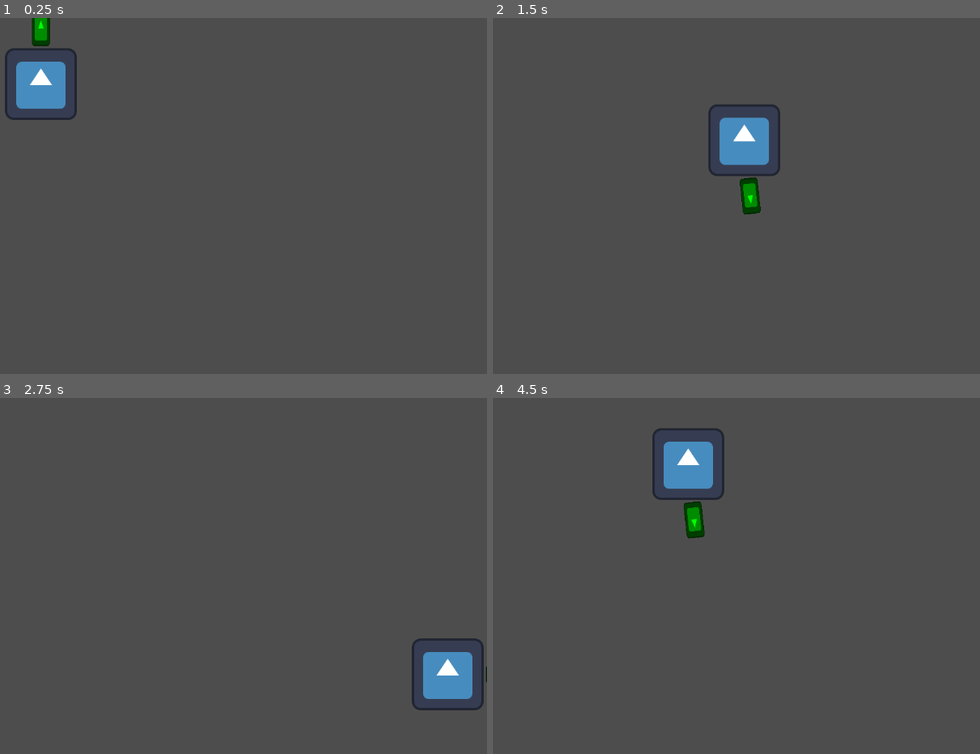
Above: before the commit, frames 1-4 (two rows, left to right).
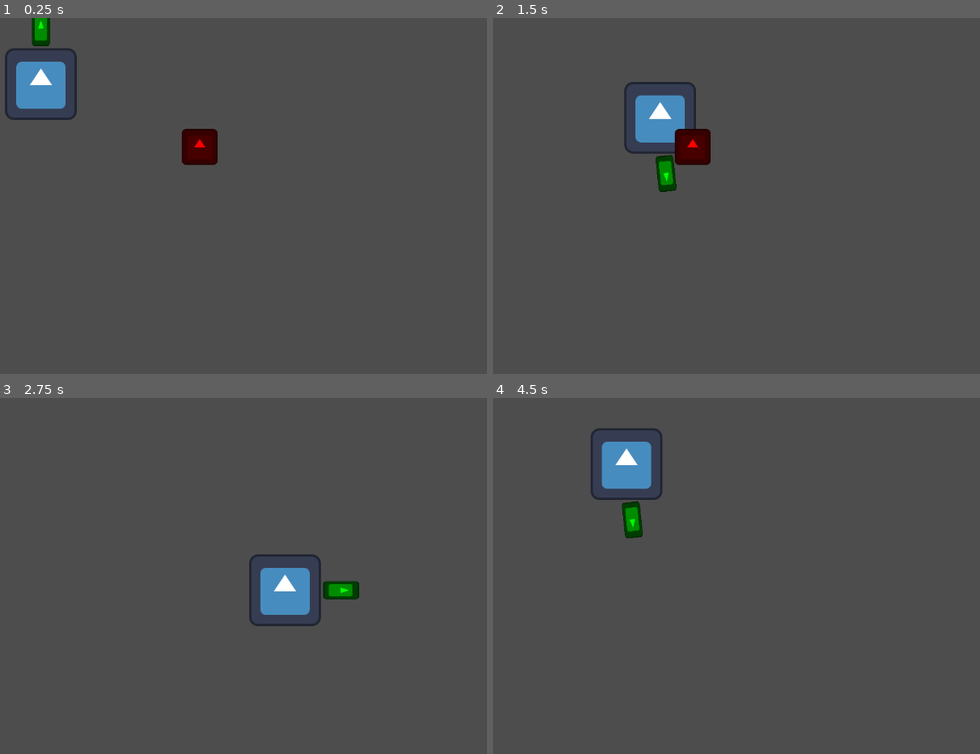
Above: after the commit, the same moments.

Repository: TRushton95/Aberration
Game: Godot game, scene res://game/game.tscn
Same seed, same stepped clock (60 frames per second), same inputs: the game is played once before the commit and once after it. The engine's default icon, where the game draws it, is replaced by a stand-in: a white triangle on a blue panel in a dark square.
Inputs:
- Up to frame 1 (0.25 s): no input
- Up to frame 2 (1.5 s): tap Enter (attack) at 0.5, 0.6, 1.35 s; hold D (move_right) 0.53-1.28 s; hold S (move_down) from 1.28 s (still down)
- Up to frame 3 (2.75 s): release S (move_down) at 2.03 s; hold D (move_right) from 2.03 s (still down); tap Enter (attack) at 2.1 s
- Up to frame 4 (4.5 s): release D (move_right) at 2.78 s; hold W (move_up) 2.78-3.53 s; tap Enter (attack) at 2.85, 3.6, 4.35 s; hold A (move_left) from 3.53 s (still down)

The runs differ from the first frame. In frame 1, 0.7% of the frame differs, in the area x 37-45%, y 31-42%; in frame 2, 4.8%, in the area x 26-59%, y 17-56%; in frame 3, 3.8%; in frame 4, 4.2%.

Commit message:
Add weapon damage and an attackable enemy

Diff:
--- /dev/null
+++ b/src/game/entities/components/health_vital/health_vital.gd
@@ -0,0 +1,57 @@
+extends Node
+class_name HealthVital
+
+signal value_changed(value: float)
+signal max_value_changed(value: float)
+signal empty
+signal full
+
+@export var _max_value : float = 100.0
+
+var _value : float
+
+
+func _ready() -> void:
+	_value = _max_value
+
+
+func set_max_value(max_value: float) -> void:
+	_max_value = max_value
+
+	if max_value < _value:
+		set_value(max_value)
+
+
+func set_value(new_value: float) -> void:
+	var clamped_value : float = clampf(new_value, 0.0, _max_value)
+
+	if is_equal_approx(clamped_value, _value):
+		return
+
+	_value = clamped_value
+	value_changed.emit(_value)
+
+	if is_equal_approx(_value, _max_value):
+		full.emit()
+	elif is_equal_approx(_value, 0.0):
+		empty.emit()
+
+
+func add(value: int) -> void:
+	set_value(_value + value)
+
+
+func remove(value: float) -> void:
+	set_value(_value - value)
+
+
+func get_value() -> float:
+	return _value
+
+
+func get_max_value() -> float:
+	return _max_value
+
+
+func get_display_string() -> String:
+	return "%s / %s" % [ str(_value), str(_max_value) ]
--- /dev/null
+++ b/src/game/entities/components/health_vital/health_vital.tscn
@@ -0,0 +1,6 @@
+[gd_scene load_steps=2 format=3 uid="uid://1xiwrwtqv3y7"]
+
+[ext_resource type="Script" uid="uid://borvs1rmd1u74" path="res://game/entities/components/health_vital/health_vital.gd" id="1_msf14"]
+
+[node name="HealthVital" type="Node"]
+script = ExtResource("1_msf14")
--- /dev/null
+++ b/src/game/entities/enemy/enemy.gd
@@ -0,0 +1,11 @@
+extends Entity
+class_name Enemy
+
+
+func _on_health_vital_value_changed(value: float) -> void:
+	print(_health_vital.get_display_string())
+
+
+func _on_health_vital_empty() -> void:
+	print("Enemy killed!")
+	queue_free()
--- /dev/null
+++ b/src/game/entities/enemy/enemy.tscn
@@ -0,0 +1,27 @@
+[gd_scene load_steps=5 format=3 uid="uid://nqfokyahs0fw"]
+
+[ext_resource type="Script" uid="uid://xq4r43gufa6" path="res://game/entities/enemy/enemy.gd" id="1_2gbo7"]
+[ext_resource type="Texture2D" uid="uid://4dlsvhsi0ihf" path="res://icon.svg" id="2_3hb6s"]
+[ext_resource type="PackedScene" uid="uid://1xiwrwtqv3y7" path="res://game/entities/components/health_vital/health_vital.tscn" id="2_dgysd"]
+
+[sub_resource type="RectangleShape2D" id="RectangleShape2D_mxnxk"]
+size = Vector2(60, 60)
+
+[node name="Enemy" type="CharacterBody2D" node_paths=PackedStringArray("_health_vital")]
+collision_layer = 4
+collision_mask = 2
+script = ExtResource("1_2gbo7")
+_health_vital = NodePath("HealthVital")
+
+[node name="Sprite2D" type="Sprite2D" parent="."]
+self_modulate = Color(1, 0, 0, 1)
+scale = Vector2(0.5, 0.5)
+texture = ExtResource("2_3hb6s")
+
+[node name="CollisionShape2D" type="CollisionShape2D" parent="."]
+shape = SubResource("RectangleShape2D_mxnxk")
+
+[node name="HealthVital" parent="." instance=ExtResource("2_dgysd")]
+
+[connection signal="empty" from="HealthVital" to="." method="_on_health_vital_empty"]
+[connection signal="value_changed" from="HealthVital" to="." method="_on_health_vital_value_changed"]
--- /dev/null
+++ b/src/game/entities/entity.gd
@@ -0,0 +1,13 @@
+extends CharacterBody2D
+class_name Entity
+
+@export var _move_speed : float = 300.0
+@export var _health_vital : HealthVital
+
+
+func get_move_speed() -> float:
+	return _move_speed
+
+
+func get_health_vital() -> HealthVital:
+	return _health_vital
--- a/src/game/entities/player/player.gd
+++ b/src/game/entities/player/player.gd
@@ -1,6 +1,5 @@
-extends CharacterBody2D
-
-const SPEED : int = 500
+extends Entity
+class_name Player
 
 @onready var _weapon : Weapon = $Sword
 
@@ -14,5 +13,5 @@
 	var x_movement : float = Input.get_axis("move_left", "move_right")
 	var y_movement : float = Input.get_axis("move_up", "move_down")
 
-	velocity = Vector2(x_movement, y_movement).normalized() * SPEED
+	velocity = Vector2(x_movement, y_movement).normalized() * _move_speed
 	move_and_slide()
--- a/src/game/entities/player/player.tscn
+++ b/src/game/entities/player/player.tscn
@@ -1,8 +1,9 @@
-[gd_scene load_steps=5 format=3 uid="uid://bee8iw7q7gjo7"]
+[gd_scene load_steps=6 format=3 uid="uid://bee8iw7q7gjo7"]
 
 [ext_resource type="Script" uid="uid://no8lrb1ai6n8" path="res://game/entities/player/player.gd" id="1_gqtae"]
 [ext_resource type="Texture2D" uid="uid://4dlsvhsi0ihf" path="res://icon.svg" id="2_x4rrl"]
 [ext_resource type="PackedScene" uid="uid://cdljd7oi2oo3d" path="res://game/entities/weapons/sword/sword.tscn" id="3_x4rrl"]
+[ext_resource type="PackedScene" uid="uid://1xiwrwtqv3y7" path="res://game/entities/components/health_vital/health_vital.tscn" id="4_cjfdk"]
 
 [sub_resource type="RectangleShape2D" id="RectangleShape2D_cjfdk"]
 size = Vector2(112, 112)
@@ -20,3 +21,5 @@
 [node name="Sword" parent="." node_paths=PackedStringArray("_owner") instance=ExtResource("3_x4rrl")]
 position = Vector2(0, -100)
 _owner = NodePath("..")
+
+[node name="HealthVital" parent="." instance=ExtResource("4_cjfdk")]
--- a/src/game/entities/weapons/sword/sword.gd
+++ b/src/game/entities/weapons/sword/sword.gd
@@ -3,7 +3,19 @@
 const ATTACK_DURATION_S : float = 0.5
 const ATTACK_DISTANCE : int = 100
 
+@export var _damage : float = 50.0
+
+@onready var _hurtbox : Area2D = $Hurtbox
+
 var _attack_progress_s : float = -1.0
+
+
+func _on_hurtbox_body_entered(body: Node2D) -> void:
+	if !body is Enemy:
+		return
+
+	body = body as Enemy
+	body.get_health_vital().remove(_damage)
 
 
 func _on_fired() -> void:
@@ -11,6 +23,7 @@
 
 	var percentage_progress : float = _attack_progress_s / ATTACK_DURATION_S
 	_update_position(percentage_progress)
+	_hurtbox.monitoring = true
 
 
 func _physics_process(delta: float) -> void:
@@ -25,6 +38,7 @@
 	if _attack_progress_s > ATTACK_DURATION_S:
 		_attack_progress_s = -1.0
 		_update_position(0)
+		_hurtbox.monitoring = false
 
 
 func _update_position(percentage_progress: float) -> void:
--- a/src/game/entities/weapons/sword/sword.tscn
+++ b/src/game/entities/weapons/sword/sword.tscn
@@ -6,8 +6,11 @@
 [sub_resource type="RectangleShape2D" id="RectangleShape2D_6gsbe"]
 size = Vector2(32, 64)
 
+[sub_resource type="RectangleShape2D" id="RectangleShape2D_vmh80"]
+size = Vector2(32, 64)
+
 [node name="Sword" type="StaticBody2D"]
-collision_layer = 2
+collision_layer = 0
 collision_mask = 0
 script = ExtResource("1_vmh80")
 
@@ -19,4 +22,14 @@
 [node name="CollisionShape2D" type="CollisionShape2D" parent="."]
 shape = SubResource("RectangleShape2D_6gsbe")
 
+[node name="Hurtbox" type="Area2D" parent="."]
+collision_layer = 2
+collision_mask = 4
+monitoring = false
+
+[node name="CollisionShape2D" type="CollisionShape2D" parent="Hurtbox"]
+shape = SubResource("RectangleShape2D_vmh80")
+debug_color = Color(0.995688, 0, 0.200784, 0.42)
+
 [connection signal="fired" from="." to="." method="_on_fired"]
+[connection signal="body_entered" from="Hurtbox" to="." method="_on_hurtbox_body_entered"]
--- a/src/game/game.tscn
+++ b/src/game/game.tscn
@@ -1,10 +1,14 @@
-[gd_scene load_steps=3 format=3 uid="uid://bb7raaivjx0tf"]
+[gd_scene load_steps=4 format=3 uid="uid://bb7raaivjx0tf"]
 
 [ext_resource type="Script" uid="uid://bhm1yd13rhy03" path="res://game/game.gd" id="1_l1rk1"]
 [ext_resource type="PackedScene" uid="uid://bee8iw7q7gjo7" path="res://game/entities/player/player.tscn" id="2_vasa2"]
+[ext_resource type="PackedScene" uid="uid://nqfokyahs0fw" path="res://game/entities/enemy/enemy.tscn" id="3_h7iqs"]
 
 [node name="Game" type="Node2D"]
 script = ExtResource("1_l1rk1")
 
 [node name="Player" parent="." instance=ExtResource("2_vasa2")]
 position = Vector2(357, 118)
+
+[node name="Enemy" parent="." instance=ExtResource("3_h7iqs")]
+position = Vector2(640, 230)
--- a/src/project.godot
+++ b/src/project.godot
@@ -47,3 +47,4 @@
 
 2d_physics/layer_1="Player"
 2d_physics/layer_2="Weapon"
+2d_physics/layer_3="Enemy"
Not shown, added: src/game/entities/components/health_vital/health_vital.gd.uid
Not shown, added: src/game/entities/enemy/enemy.gd.uid
Not shown, added: src/game/entities/entity.gd.uid
Not shown: 1 places in src/game/entities/weapons/sword/sword.tscn that only renumber resources
